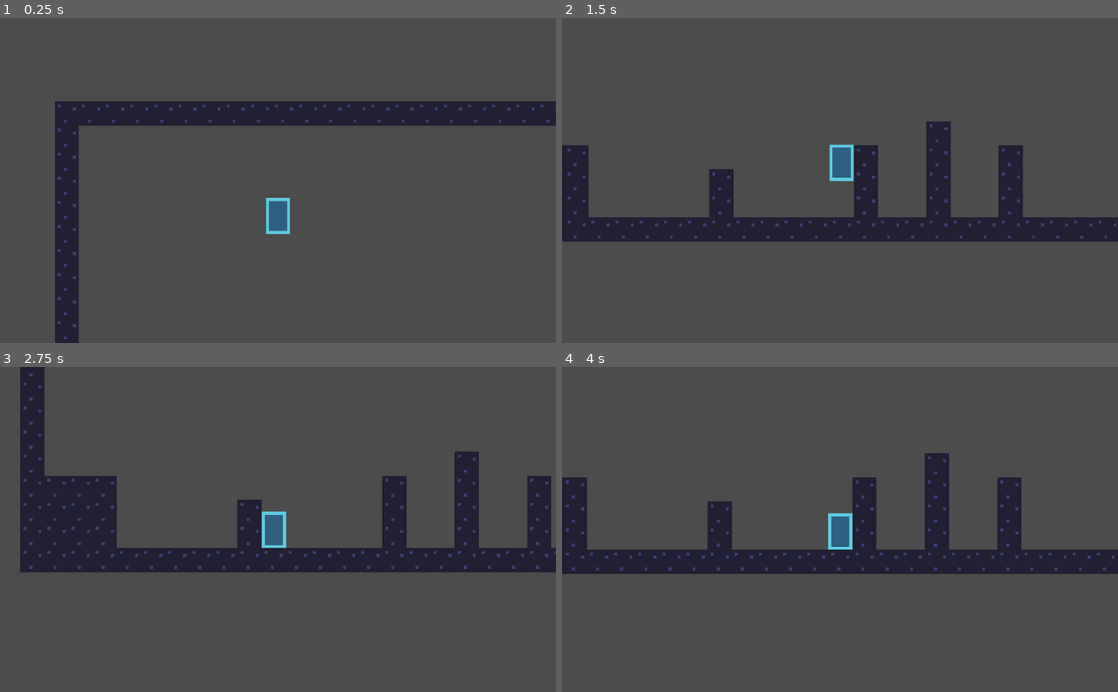
Above: before the commit, frames 1-4 (two rows, left to right).
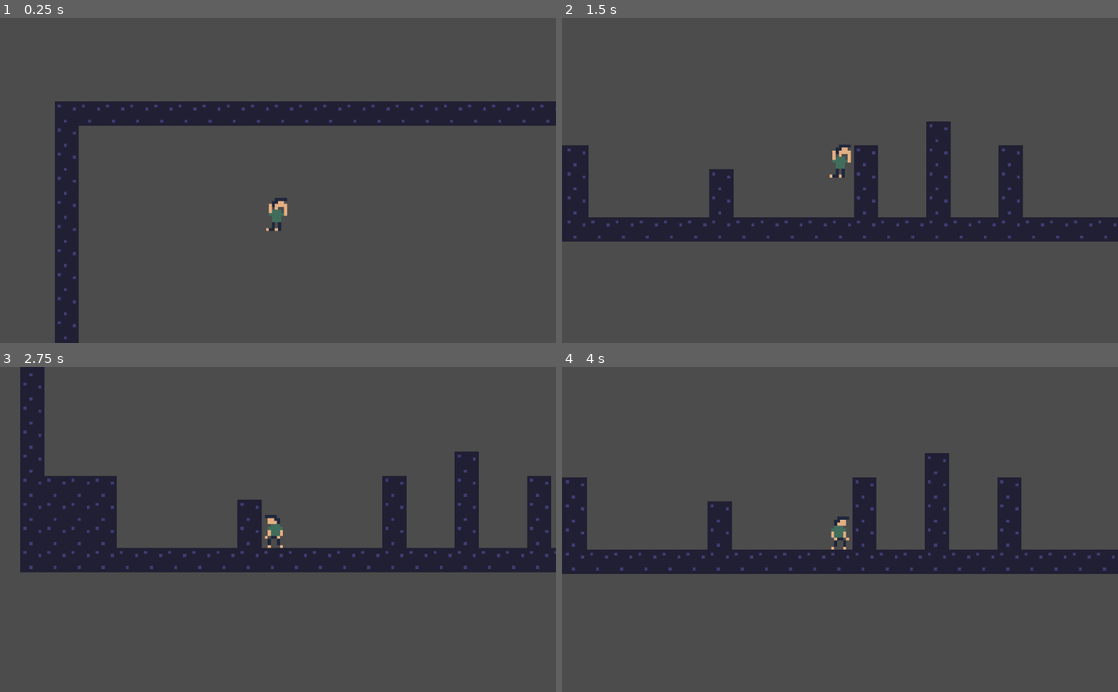
Above: after the commit, the same moments.

Repository: FireSide-Games/platformer
Game: Godot game, scene res://world1.tscn
Same seed, same stepped clock (60 frames per second), same inputs: the game is played once before the commit and once after it.
Inputs:
- Up to frame 1 (0.25 s): no input
- Up to frame 2 (1.5 s): hold Space (jump) 0.53-1.28 s; hold Right (ui_right) from 0.53 s (still down); tap Space (jump) at 1.35 s
- Up to frame 3 (2.75 s): tap Space (jump) at 1.52, 1.82 s; release Right (ui_right) at 2.03 s; hold Left (ui_left) from 2.03 s (still down); hold Space (jump) from 2.03 s (still down)
- Up to frame 4 (4 s): release Left (ui_left) at 2.78 s; release Space (jump) at 2.78 s; hold Right (ui_right) from 2.78 s (still down); tap Space (jump) at 2.85, 3.02, 3.32 s; hold Space (jump) from 3.53 s (still down)

The runs differ from the first frame. In frame 1, 0.5% of the frame differs, in the area x 47-53%, y 55-67%; in frame 2, 0.5%; in frame 3, 0.5%, in the area x 47-52%, y 44-56%; in frame 4, 0.5%.

Commit message:
Added more assets.
Now using a small 8x8 character for the sample sprite.

Diff:
--- a/player.gd
+++ b/player.gd
@@ -21,19 +21,19 @@
 
 	if direction.x > 0.0:
 		$Sprite.flip_h = false
-		#$Sprite.play("run")
+		$Sprite/AnimationPlayer.play("run")
 	elif direction.x < 0.0:
 		$Sprite.flip_h = true
-		#$Sprite.play("run")
-	#elif is_on_floor():
-		#$Sprite.play("idle")
+		$Sprite/AnimationPlayer.play("run")
+	elif is_on_floor():
+		$Sprite/AnimationPlayer.play("idle")
 
 	if !is_on_floor():
 		time_since_on_floor += delta
-		#if velocity.y < 0:
-			#$Sprite.play("jump")
-		#else:
-			#$Sprite.play("fall")
+		if velocity.y < 0:
+			$Sprite/AnimationPlayer.play("jump")
+		else:
+			$Sprite/AnimationPlayer.play("fall")
 	else:
 		time_since_on_floor = 0
 
--- a/player.tscn
+++ b/player.tscn
@@ -1,9 +1,75 @@
-[gd_scene load_steps=4 format=2]
+[gd_scene load_steps=8 format=2]
 
 [ext_resource path="res://player.gd" type="Script" id=1]
-[ext_resource path="res://assets/Rectangle.png" type="Texture" id=2]
+[ext_resource path="res://assets/player.png" type="Texture" id=2]
 
-[sub_resource type="RectangleShape2D" id=1]
+[sub_resource type="Animation" id=5]
+resource_name = "fall"
+tracks/0/type = "value"
+tracks/0/path = NodePath(".:frame")
+tracks/0/interp = 1
+tracks/0/loop_wrap = true
+tracks/0/imported = false
+tracks/0/enabled = true
+tracks/0/keys = {
+"times": PoolRealArray( 0 ),
+"transitions": PoolRealArray( 1 ),
+"update": 1,
+"values": [ 8 ]
+}
+
+[sub_resource type="Animation" id=1]
+resource_name = "idle"
+loop = true
+tracks/0/type = "value"
+tracks/0/path = NodePath(".:frame")
+tracks/0/interp = 1
+tracks/0/loop_wrap = true
+tracks/0/imported = false
+tracks/0/enabled = true
+tracks/0/keys = {
+"times": PoolRealArray( 0, 0.5 ),
+"transitions": PoolRealArray( 1, 1 ),
+"update": 1,
+"values": [ 0, 1 ]
+}
+
+[sub_resource type="Animation" id=4]
+resource_name = "jump"
+loop = true
+step = 0.05
+tracks/0/type = "value"
+tracks/0/path = NodePath(".:frame")
+tracks/0/interp = 1
+tracks/0/loop_wrap = true
+tracks/0/imported = false
+tracks/0/enabled = true
+tracks/0/keys = {
+"times": PoolRealArray( 0 ),
+"transitions": PoolRealArray( 1 ),
+"update": 1,
+"values": [ 8 ]
+}
+
+[sub_resource type="Animation" id=2]
+resource_name = "run"
+length = 0.3
+loop = true
+step = 0.05
+tracks/0/type = "value"
+tracks/0/path = NodePath(".:frame")
+tracks/0/interp = 1
+tracks/0/loop_wrap = true
+tracks/0/imported = false
+tracks/0/enabled = true
+tracks/0/keys = {
+"times": PoolRealArray( 0, 0.15 ),
+"transitions": PoolRealArray( 1, 1 ),
+"update": 1,
+"values": [ 3, 4 ]
+}
+
+[sub_resource type="RectangleShape2D" id=3]
 extents = Vector2( 4, 6 )
 
 [node name="player" type="KinematicBody2D"]
@@ -14,10 +80,19 @@
 
 [node name="Sprite" type="Sprite" parent="."]
 texture = ExtResource( 2 )
+vframes = 3
+hframes = 3
+frame = 8
+
+[node name="AnimationPlayer" type="AnimationPlayer" parent="Sprite"]
+anims/fall = SubResource( 5 )
+anims/idle = SubResource( 1 )
+anims/jump = SubResource( 4 )
+anims/run = SubResource( 2 )
 
 [node name="CollisionShape2D" type="CollisionShape2D" parent="."]
 visible = false
-shape = SubResource( 1 )
+shape = SubResource( 3 )
 
 [node name="Camera2D" type="Camera2D" parent="."]
 visible = false
Binary file added: assets/dude.aseprite
Binary file added: assets/idle.aseprite
Binary file added: assets/idle.png
Not shown, added: assets/idle.png.import
Binary file added: assets/player.png
Not shown, added: assets/player.png.import
Binary file added: assets/woman.aseprite
Not shown: 2 places in blockset.tres that only renumber resources
